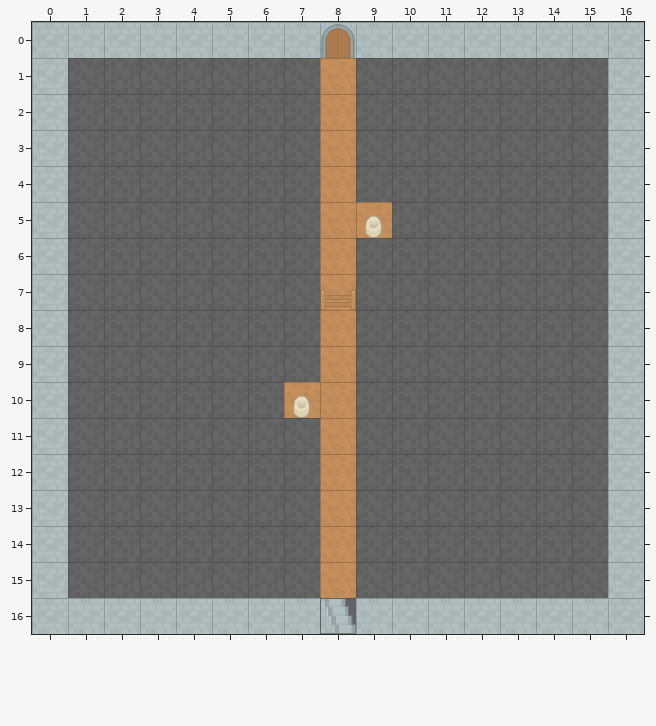
Tiled map -- android/assets/map1.tmx. Above, as it was before the edit.
Cells are 64x64 px. Shown: x 0..16, y 0..16.
Once edited:
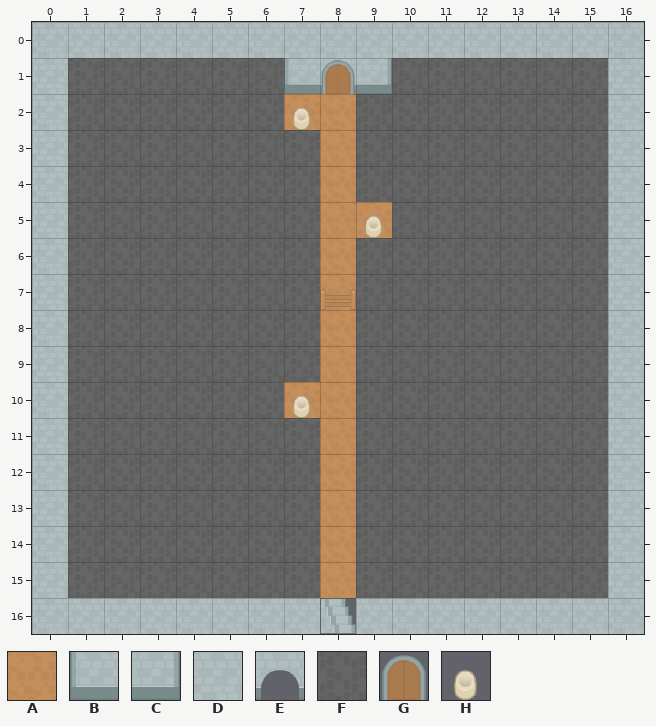
Key: from "RPGpack_sheet": A 26, B 70, C 72, D 74, E 114, F 154, G 219, H 248.
_ is an empty cell.
Difference:
Layer "Walls":
y 0: x 8 _ -> D
y 2: x 7 F -> _
Layer "PassableWalls":
y 0: x 8 D -> _
y 1: x 8 _ -> E
Layer "Road":
y 0: x 8 G -> _
y 1: x 7..9 _A_ -> BGC
y 2: x 7 _ -> A
Layer "Keys":
y 2: x 7 _ -> H
